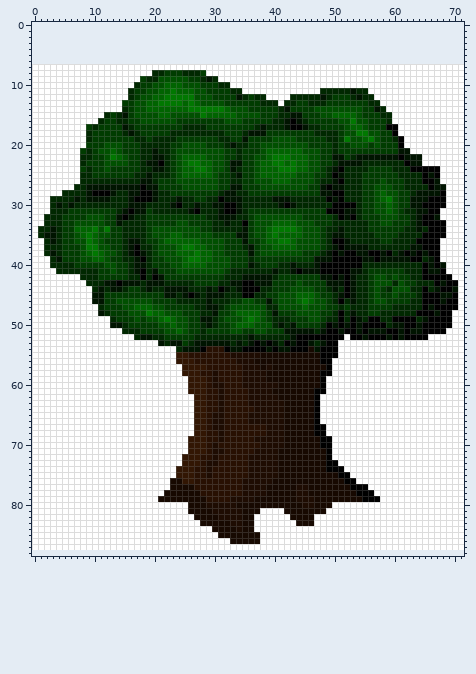
File history of a sprite sheet, Environnement/Tree1.png. The first picture shows the starting point.
The file is 72x81 pixels. Colours within 5 levels of each other are drawn and written as one. The old version is drawn lined up with the new one, on the new canvas.
The same view after the edit:
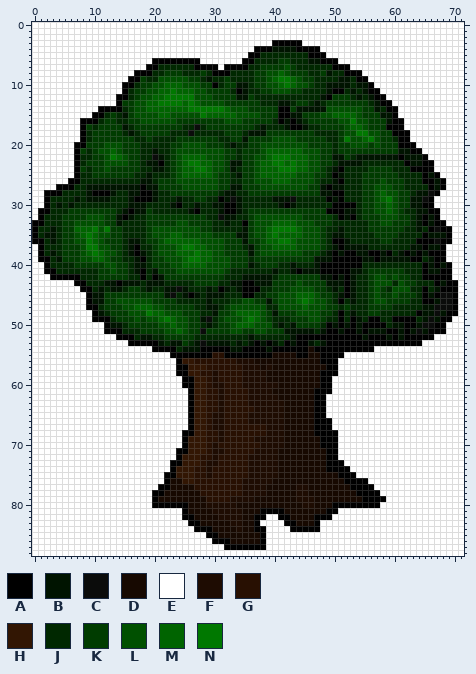
Palette (. is transparent): A #000000  B #001400  C #0b0c0b  D #170901  E #ffffff  F #1e0c02  G #281002  H #321603  J #002800  K #003c00  L #005000  M #006400  N #007800
The edit:
canvas 72x81 -> 72x89, the old top-left corner now at 0,7
y 0..2: x 0..71 ........................................................................ -> EEEEEEEEEEEEEEEEEEEEEEEEEEEEEEEEEEEEEEEEEEEEEEEEEEEEEEEEEEEEEEEEEEEEEEEE
y 3: x 0..71 ........................................................................ -> EEEEEEEEEEEEEEEEEEEEEEEEEEEEEEEEEEEEEEEEAAAAAEEEEEEEEEEEEEEEEEEEEEEEEEEE
y 4: x 0..71 ........................................................................ -> EEEEEEEEEEEEEEEEEEEEEEEEEEEEEEEEEEEEEAAABBBBAAAAEEEEEEEEEEEEEEEEEEEEEEEE
y 5: x 0..71 ........................................................................ -> EEEEEEEEEEEEEEEEEEEEEEEEEEEEEEEEEEEEAAJJJJJJJJAAAEEEEEEEEEEEEEEEEEEEEEEE
y 6: x 0..71 ........................................................................ -> EEEEEEEEEEEEEEEEEEEEAAAAAAAAEEEEEEEAAJJJJKKJJJBBAAAEEEEEEEEEEEEEEEEEEEEE
y 7: x 19..30 EEEEEEEEEEEE -> AAJJJJJJAAAA; x 32..52 EEEEEEEEEEEEEEEEEEEEE -> AAAAJJKKKKLKJJJJJJAAA
y 8: x 17..19 EEE -> AAA; x 29..54 EEEEEEEEEEEEEEEEEEEEEEEEEE -> JAAAJJJJKKLLMLKKKJJKBJJAAA
y 9: x 16..17 EE -> AA; x 31..55 EEEEEEEEEEEEEEEEEEEEEEEEE -> JKJJJJKKLMNNMLKKJJJJBBJAA
y 10: x 15..16 EE -> AA; x 30 K -> A; x 32..56 JEEEEEEEEEEEEEEEEEEEEEEEE -> KKBBJKKLLMNMLLKJJBBBBJBBA
y 11: x 15 E -> A; x 34..47 JEEEEEEEEEEEEE -> ABJJKKLLLKKJJJ; x 49..51 JJJ -> BAA; x 55..57 JEE -> BAA
y 12: x 14..15 EE -> AA; x 35 J -> B; x 39..42 EEEE -> JJJJ; x 49 J -> A; x 56..58 JEE -> BAA
y 13: x 14 E -> A; x 41..42 EJ -> BB; x 47 J -> B; x 57..59 JEE -> BAA
y 14: x 11..14 EEEE -> AAAA; x 41..42 JB -> AA; x 44..48 KKKLL -> BBBBB; x 59..60 EE -> AA
y 15: x 10..11 EE -> AA; x 41..42 JJ -> AA; x 58..60 JJE -> BBA
y 16: x 8..10 EEE -> AAA; x 41 J -> A; x 59..61 JEE -> BAA
y 17: x 8 E -> A; x 27 J -> C; x 61 E -> A
y 18: x 8 E -> A; x 26 J -> C; x 61..62 EE -> AA
y 19: x 8 E -> A; x 62 E -> A
y 20: x 7..8 EE -> AA; x 62..63 EE -> AA
y 21: x 7 E -> A; x 63..64 EE -> AA
y 22: x 7 E -> A; x 20 B -> C; x 65 E -> A
y 23: x 7 E -> A; x 65..66 EE -> AA
y 24: x 7 E -> A; x 67 A -> E
y 25: x 7 E -> A
y 26: x 6..7 EE -> AA; x 68 E -> A
y 27: x 4..6 EEE -> AAA; x 68 B -> A
y 28: x 2..4 EEE -> AAA; x 66..68 BBA -> CAE
y 29: x 2 E -> A; x 33 B -> C; x 43 J -> C; x 65 B -> C; x 67..68 AA -> EE
y 30: x 2 E -> A; x 67..68 AA -> EE
y 31: x 1..2 EE -> AA
y 32: x 1 E -> A; x 31 B -> C; x 66..67 AB -> BA
y 33: x 0..1 EE -> AA; x 66 A -> B
y 34: x 0 E -> A; x 67 A -> C; x 69 E -> A
y 35: x 0 E -> A; x 66..69 AAAE -> BBBA
y 36: x 0..1 EE -> AA; x 67..69 AEE -> CAA
y 37: x 1 E -> A; x 66..68 AAE -> BBA
y 38: x 1 E -> A; x 68 E -> A
y 39: x 1..2 EE -> AA; x 68 E -> A
y 40: x 2 E -> A; x 69 E -> A
y 41: x 2..3 EE -> AA; x 69 E -> A
y 42: x 3..7 EEEEE -> AAAAA
y 43: x 7..8 EE -> AA
y 44: x 8..9 EE -> AA; x 24 B -> C; x 70 B -> A
y 45: x 9 E -> A; x 23 B -> C; x 66 A -> B; x 68..69 BB -> CC
y 46: x 9 E -> A; x 67..69 ABA -> BCC
y 47: x 9..10 EE -> AA; x 65 A -> B; x 67..69 AAA -> CCC
y 48: x 10 E -> A; x 65..68 AABA -> BBCB; x 70 E -> A
y 49: x 10..12 EEE -> AAA; x 29 B -> C; x 66..67 AA -> CB
y 50: x 12 E -> A; x 65..66 AA -> CC; x 69 A -> E
y 51: x 12..14 EEE -> AAA; x 28 J -> C; x 64..65 BA -> CB
y 52: x 14..16 EEE -> AAA; x 52 E -> A; x 66 E -> A
y 53: x 16..20 EEEEE -> AAAAA; x 28 B -> C; x 51..64 EEEEEEEEEEEEEE -> AAAAAAAAAAAAAA
y 54: x 20..23 EEEE -> AAAA; x 29..31 GGG -> AAA; x 41..42 BB -> AA; x 47 B -> A; x 51..56 EEEEEE -> AAAAAA
y 55: x 23..29 EHHGGGG -> AAAAAAA; x 32..39 GFFFFFDD -> AAAAAAAA; x 44..45 DD -> AA; x 51 E -> A
y 56: x 24 H -> A; x 50 E -> A
y 57..58: x 24..25 EH -> AA; x 50 E -> A
y 59..60: x 25..26 EH -> AA; x 49 E -> A
y 61: x 26 H -> A; x 49 E -> A
y 62..65: x 26 E -> A; x 48 E -> A
y 66: x 26 E -> A; x 48..49 EE -> AA
y 67: x 26 E -> A; x 49 E -> A
y 68: x 25..26 EE -> AA; x 49..50 EE -> AA
y 69..70: x 25 E -> A; x 50 E -> A
y 71: x 24..25 EE -> AA; x 50 E -> A
y 72: x 24 E -> A; x 50 E -> A
y 73: x 23..24 EE -> AA; x 51 E -> A
y 74: x 23 E -> A; x 52 E -> A
y 75: x 22..23 EE -> AA; x 53 E -> A
y 76: x 22 E -> A; x 54..55 EE -> AA
y 77: x 21..22 EE -> AA; x 56 E -> A
y 78: x 20..21 EE -> AA; x 57 E -> A
y 79: x 20 E -> A; x 58 E -> A
y 80: x 20..25 EEEEEE -> AAAAAA; x 50..57 EEEEEEEE -> AAAAAAAA
y 81: x 25 E -> A; x 38..41 EEEE -> AAAA; x 49..50 EE -> AA
y 82: x 25..26 EE -> AA; x 37..38 EE -> AA; x 41..42 EE -> AA; x 47..49 EEE -> AAA
y 83: x 26..27 EE -> AA; x 37 E -> A; x 42..43 EE -> AA; x 47 E -> A
y 84: x 27..29 EEE -> AAA; x 37..38 EE -> AA; x 43..47 EEEEE -> AAAAA
y 85: x 29..30 EE -> AA; x 38 E -> A
y 86: x 30..32 EEE -> AAA; x 38 E -> A
y 87: x 32..38 EEEEEEE -> AAAAAAA
y 88: x 0..71 ........................................................................ -> EEEEEEEEEEEEEEEEEEEEEEEEEEEEEEEEEEEEEEEEEEEEEEEEEEEEEEEEEEEEEEEEEEEEEEEE
Where, in picture pixels (left, top, right, bottom), the same in both pictures:
changed: (32, 22, 464, 556)
